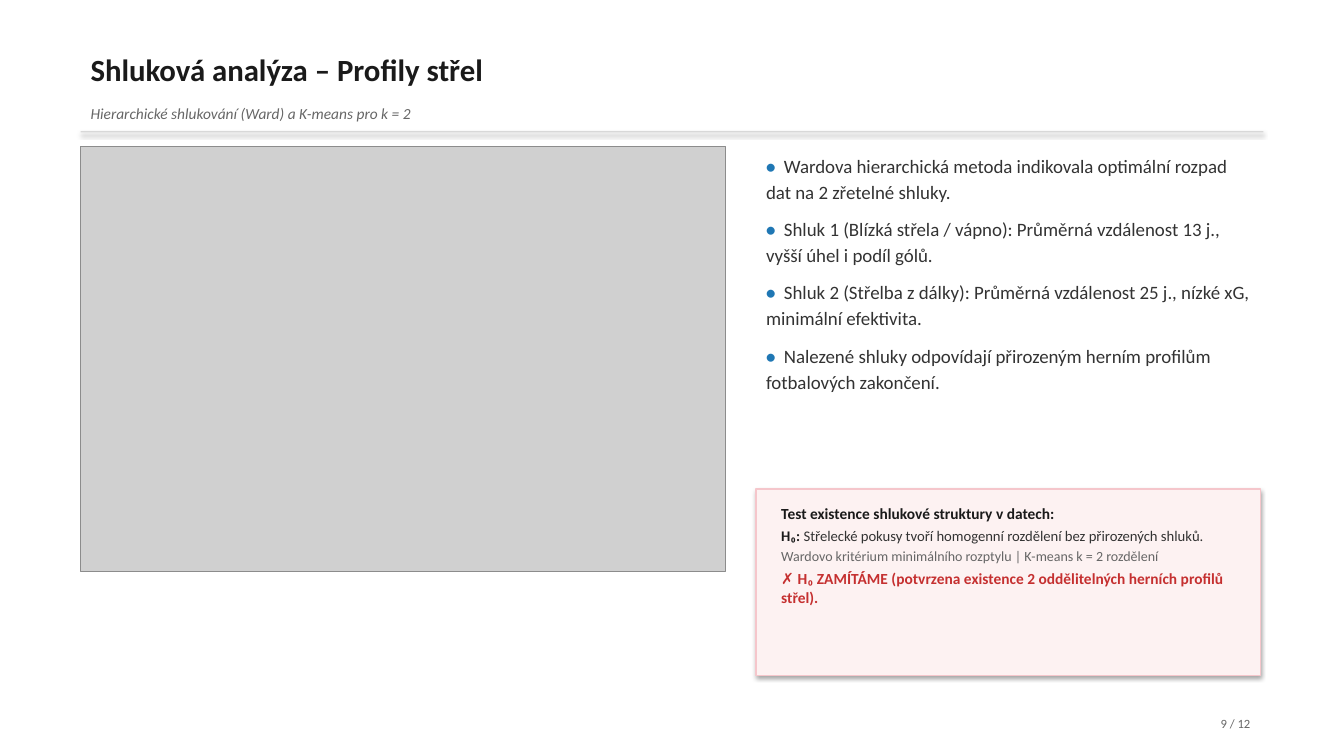
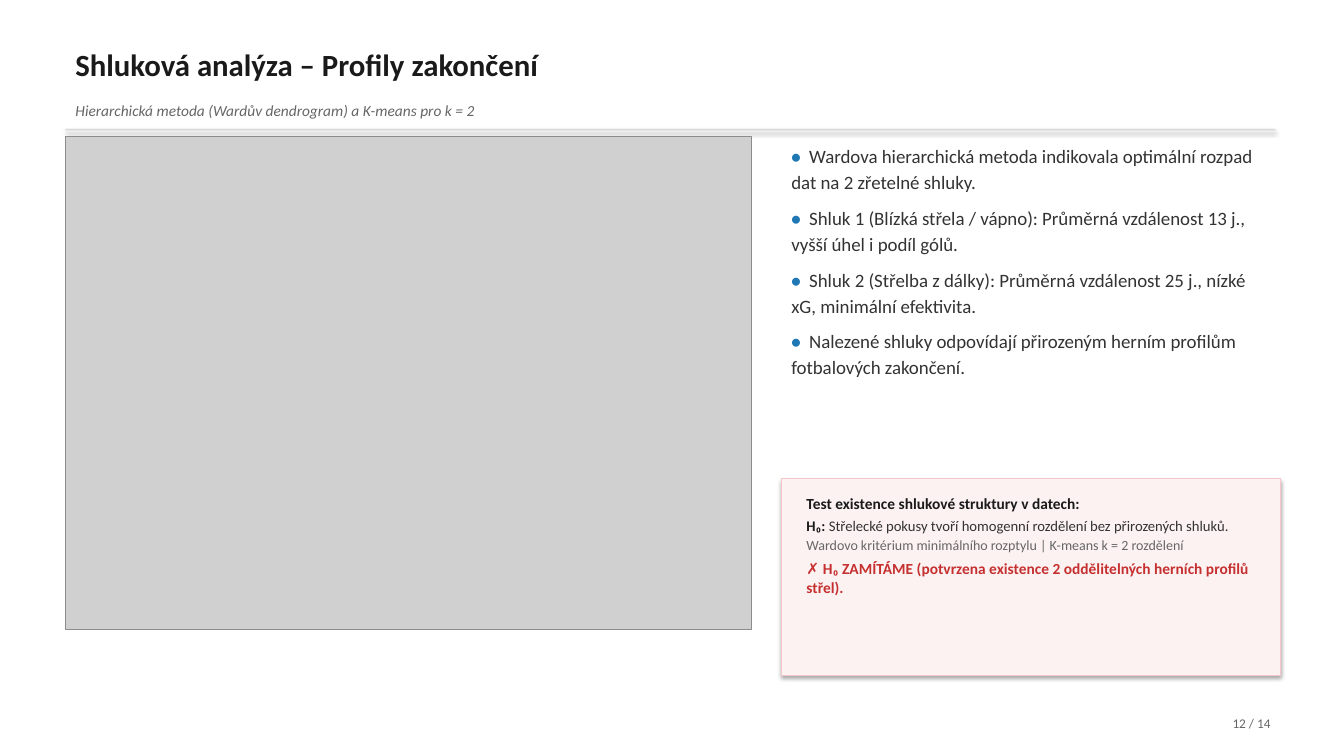
Before and after one commit to jkrejcikova/VMM_project_02, a slide deck: slide 12 of prezentace/prezentace_strelecka_uspesnost.pptx (slide 9 before the commit). Drawn at 1344x756 pixels with LibreOffice and Linux fonts; fonts in the diff are those of the drawing; grey boxes stand for pictures. Boxes give left, top, right and bottom in pixels: in the first picture for what was removed or moved away, otherwise in the second. Text is boxed around its words. In the diff, an @@ line names an element or a change of style, - is before the commit and + after.

```diff
--- a/prezentace/prezentace_strelecka_uspesnost.pptx
+++ b/prezentace/prezentace_strelecka_uspesnost.pptx
@@ text at box(75, 54, 538, 81): text changed @@
-Shluková analýza – Profily střel
+Shluková analýza – Profily zakončení
@@ text at box(75, 105, 475, 119): text changed @@
-Hierarchické shlukování (Ward) a K-means pro k = 2
+Hierarchická metoda (Wardův dendrogram) a K-means pro k = 2
@@ rectangle: place and size @@
-rectangle at box(81, 131, 1263, 132)
+rectangle at box(66, 129, 1275, 130)
@@ picture: place and size @@
-picture at box(81, 146, 726, 572)
+picture at box(66, 136, 751, 630)
@@ text "• Wardova hierarchická metoda indikovala ...": place and size @@
-text "• Wardova hierarchická metoda indikovala ..." at box(766, 160, 1249, 392)
+text "• Wardova hierarchická metoda indikovala ..." at box(791, 150, 1252, 377)
@@ text "• Wardova hierarchická metoda indikovala ..." at box(791, 150, 1252, 377): less space between paragraphs @@
@@ rectangle: place and size @@
-rectangle at box(756, 489, 1260, 676)
+rectangle at box(781, 479, 1280, 676)
@@ text "Test existence shlukové struktury v ...": place and size @@
-text "Test existence shlukové struktury v ..." at box(781, 508, 1223, 605)
+text "Test existence shlukové struktury v ..." at box(806, 498, 1248, 595)
@@ text at box(1233, 719, 1270, 728): text changed; size 9 to 9.5 pt @@
-9 / 12
+12 / 14
```
Also in this commit, not shown: 11 other slides changed, 2 slides added, 22 other files.
